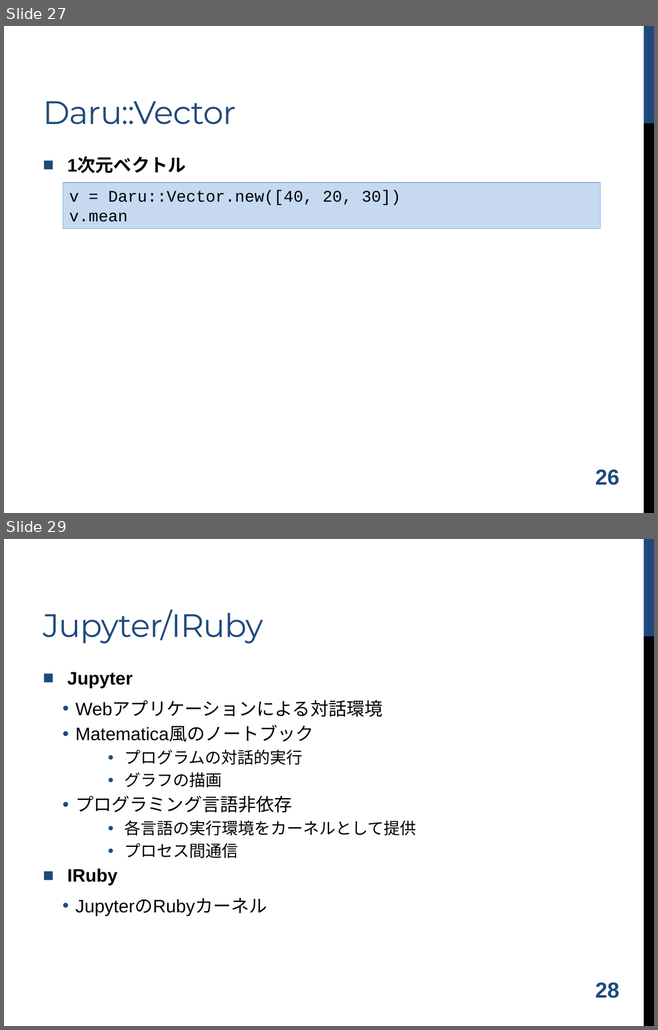
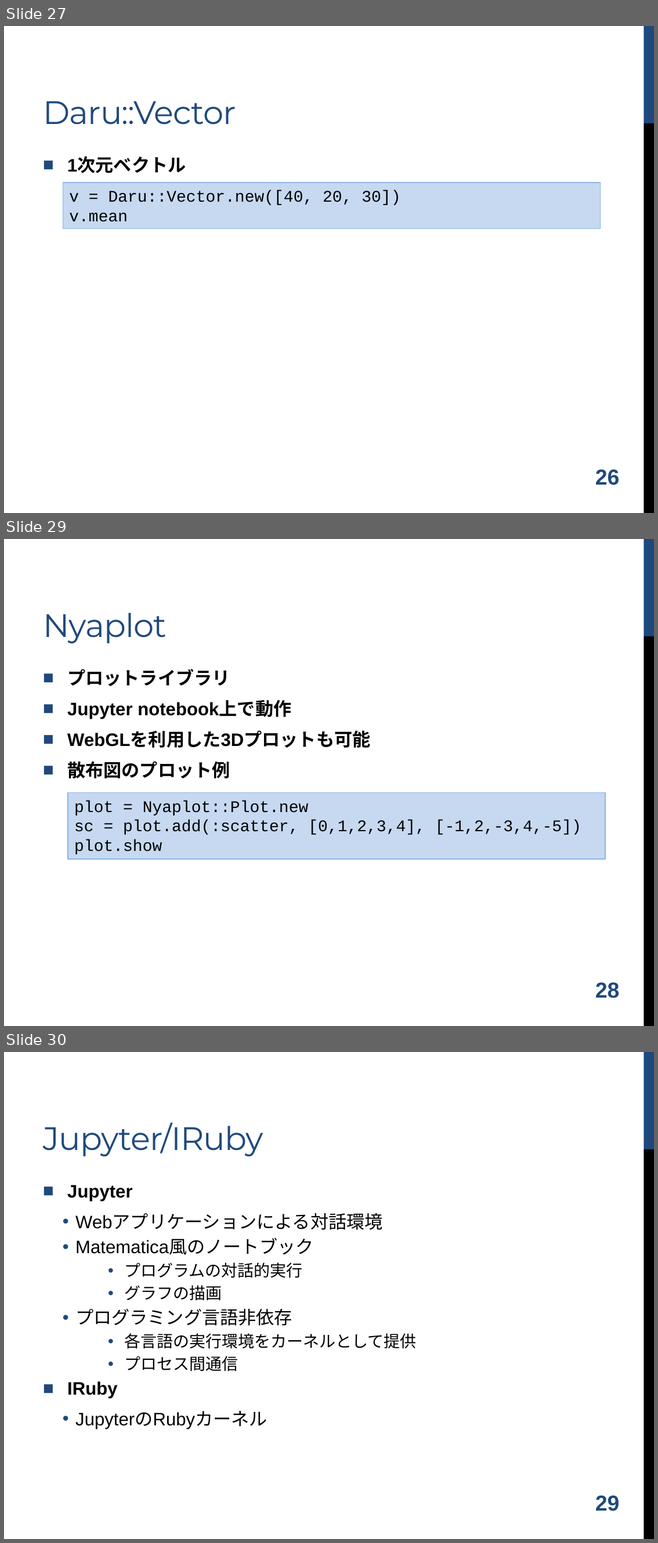
Before and after one commit to shugo/DCW2016, a slide deck: ruby_data_analysis.pptx. Shown one above the other, each under a label of ours: slides 27 and 29 before the commit, slides 27, 29 and 30 after it; the slides between them are not shown. The pictures are 658x1030 and 658x1543 pixels, drawn with LibreOffice and Linux fonts; fonts in the diff are those of the drawing; background and template pictures are left out. Boxes give left, top, right and bottom in pixels: in the first picture for what was removed or moved away, otherwise in the second. Text is boxed around its words. In the diff, an @@ line names an element or a change of style, - is before the commit and + after.

```diff
--- a/ruby_data_analysis.pptx
+++ b/ruby_data_analysis.pptx
@@ slide 29 added at box(4, 539, 654, 1026), background #FFFFFF; not listed: 2 template elements that a slide beside it also shows @@
@@ title added at box(43, 613, 166, 643), 36 pt, text #1F497D @@
+Nyaplot
@@ text added at box(67, 669, 370, 779), 20 pt, text #000000, bold @@
+■ プロットライブラリ
+■ Jupyter notebook上で動作
+■ WebGLを利用した3Dプロットも可能
+■ 散布図のプロット例
@@ rectangle added at box(68, 793, 605, 859), fill #C6D9F1, outline #8EB4E3 1 pt, 18 pt, text #000000 @@
+plot = Nyaplot::Plot.new
+sc = plot.add(:scatter, [0,1,2,3,4], [-1,2,-3,4,-5])
+plot.show
@@ page number added at box(595, 983, 619, 998), 24 pt, text #1F497D, bold @@
+28
@@ what was slide 29 is now slide 30 @@
@@ page number at box(595, 1496, 619, 1511): text changed @@
-28
+29
```
Also in this commit, not shown: 4 slides changed, 1 other slide added.
